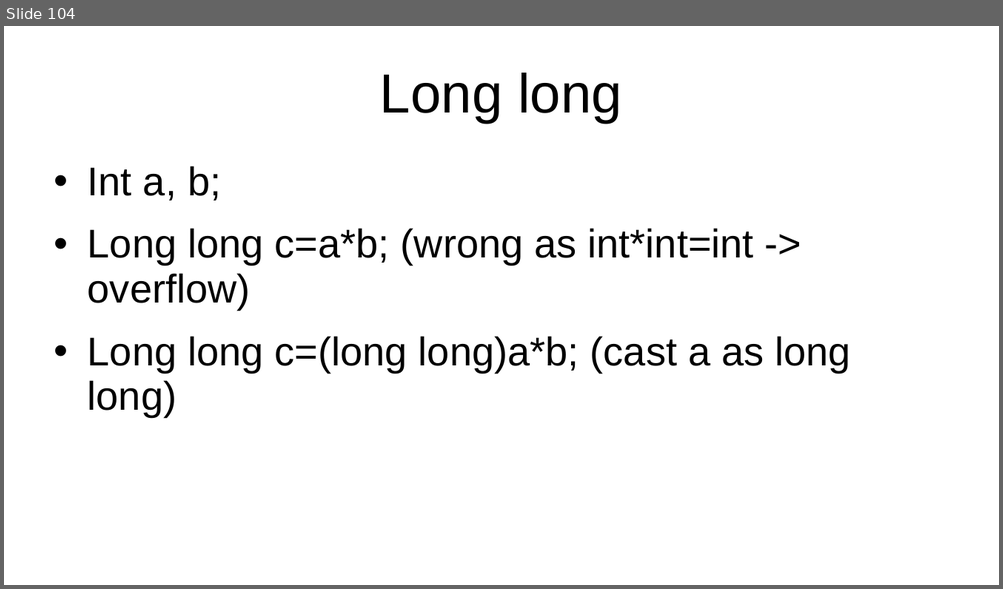
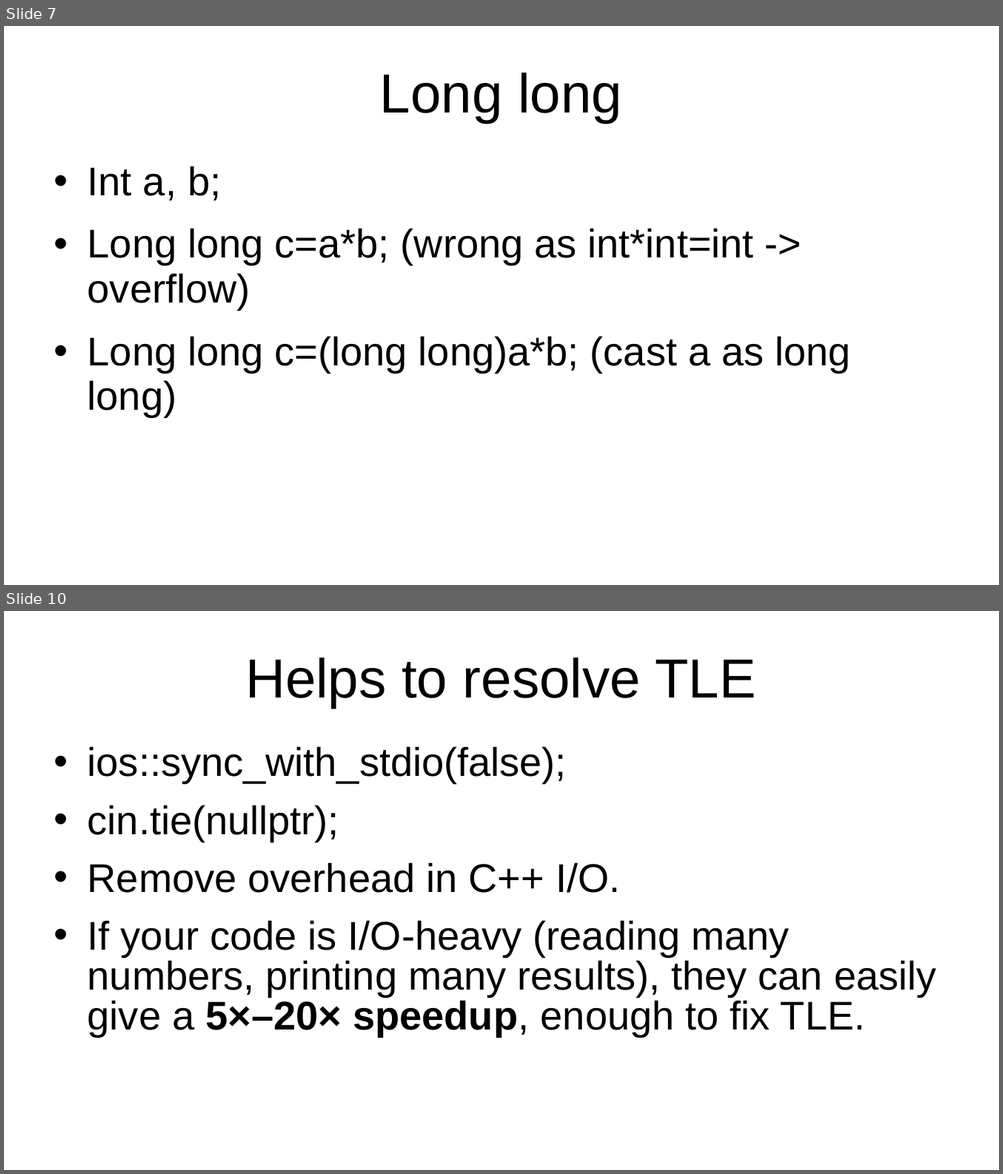
Before and after one commit to kindaichinisan/CompetitiveProgramming, a slide deck: MyCode/competitive_programming.ppt. Shown one above the other, each under a label of ours: slide 104 before the commit, slides 7 and 10 after it; the slides between them are not shown. The pictures are 1003x589 and 1003x1174 pixels, drawn with LibreOffice and Linux fonts; fonts in the diff are those of the drawing. Boxes give left, top, right and bottom in pixels: in the first picture for what was removed or moved away, otherwise in the second. Text is boxed around its words. In the diff, an @@ line names an element or a change of style, - is before the commit and + after.

```diff
--- a/MyCode/competitive_programming.ppt
+++ b/MyCode/competitive_programming.ppt
@@ slide 10 added at (4, 611, 999, 1170), background #FFFFFF @@
@@ title added at (245, 658, 755, 709), 44 pt, text #000000 @@
+Helps to resolve TLE
@@ text added at (88, 746, 936, 1037), 32 pt, text #000000 @@
+• ios::sync_with_stdio(false);
+• cin.tie(nullptr);
+• Remove overhead in C++ I/O.
+• If your code is I/O-heavy (reading many numbers, printing many results), they can easily give a 5×–20× speedup, enough to fix TLE.
@@ what was slide 104 is now slide 7 @@
```
Also in this commit, not shown: 2 slides changed, 26 other slides added, 1 slide removed, 6 other files.
